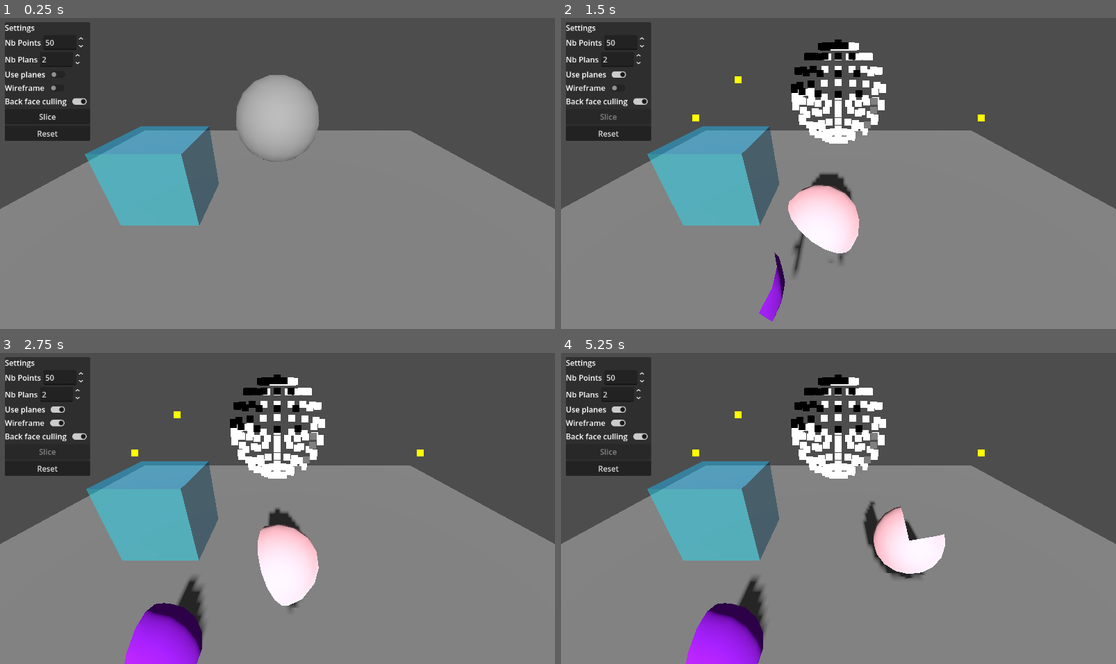
Above: before the commit, frames 1-4 (two rows, left to right).
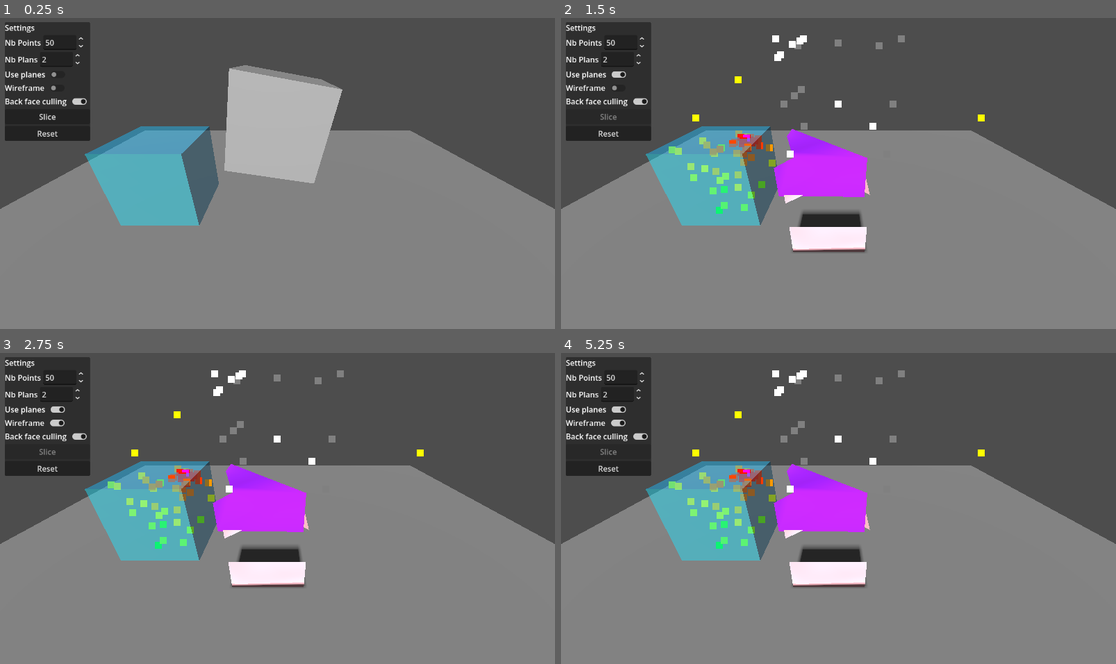
Above: after the commit, the same moments.

Repository: Rashnain/TER-2026
Game: Godot game, scene res://scenes/test.tscn
The game is run twice, just before and just after one commit, with the same random seed, the same clock (stepped at 60 frames per second) and the same inputs.
Inputs (mouse positions are in pixels of both pictures, inside the frame that each line leads up to):
- Up to frame 1 (0.25 s): no input
- Up to frame 2 (1.5 s): click "Slice" at 0.5 s; click (616, 73) at 1.25 s
- Up to frame 3 (2.75 s): click (55, 424) at 2 s
- Up to frame 4 (5.25 s): click (616, 408) at 2.75 s; click (616, 424) at 3.5 s; click (616, 408) at 4.25 s; click (616, 424) at 5 s

The runs differ from the first frame. In frame 1, 3.9% of the frame differs, in the area x 40-62%, y 15-54%; in frame 2, 9.0%; in frame 3, 12%; in frame 4, 13%, in the area x 15-70%, y 5-100%.

Commit message:
Sample avec point d'impact

Diff:
--- a/projet/ter/scenes/test.tscn
+++ b/projet/ter/scenes/test.tscn
@@ -10,11 +10,9 @@
 [sub_resource type="PlaneMesh" id="PlaneMesh_errlg"]
 size = Vector2(5, 5)
 
-[sub_resource type="SphereMesh" id="SphereMesh_bl13t"]
-radial_segments = 16
-rings = 8
+[sub_resource type="BoxMesh" id="BoxMesh_errlg"]
 
-[sub_resource type="SphereShape3D" id="SphereShape3D_errlg"]
+[sub_resource type="BoxShape3D" id="BoxShape3D_iyx0m"]
 
 [sub_resource type="StandardMaterial3D" id="StandardMaterial3D_bl13t"]
 transparency = 1
@@ -64,10 +62,10 @@
 transform = Transform3D(0.9861093, 0.16609757, 0, -0.16609757, 0.9861093, 0, 0, 0, 1, 0, 0, 0)
 
 [node name="MeshInstance3D" type="MeshInstance3D" parent="pieces/RigidBody3D" unique_id=578243330]
-mesh = SubResource("SphereMesh_bl13t")
+mesh = SubResource("BoxMesh_errlg")
 
 [node name="CollisionShape3D" type="CollisionShape3D" parent="pieces/RigidBody3D" unique_id=292209534]
-shape = SubResource("SphereShape3D_errlg")
+shape = SubResource("BoxShape3D_iyx0m")
 
 [node name="aabb" type="MeshInstance3D" parent="." unique_id=804332117]
 unique_name_in_owner = true
--- a/projet/ter/scripts/slicer.gd
+++ b/projet/ter/scripts/slicer.gd
@@ -19,6 +19,16 @@
 var tetrahedralization_debug_mesh: Node3D
 var voronoi_diagram_debug_mesh: Node3D
 var use_planes: bool
+
+
+
+
+
+
+var impact_point: Vector3 = Vector3.ZERO
+var impact_point_set: bool = false
+var use_impact_distribution: bool = false
+var impact_falloff: float = 0.0  # Pour gerer la dispersion des points (à 0 c'est uniforme, à 1 c'est quasi collé a l'impact)
 
 func slice_object(mesh_instance: MeshInstance3D, points: PackedVector3Array, depth: int):
 	if depth <= 0 or mesh_instance == null:
@@ -208,12 +218,60 @@
 		var z := randf()
 		points.append(Vector3(start.x + size.x * x, start.y + size.y * y, start.z + size.z * z))
 
+# sample points avec la densité basé sur le point d'impact
+func sample_aabb_with_impact(points: PackedVector3Array, amount: int, impact: Vector3, falloff: float):
+	var start: Vector3 = aabb.position
+	var size: Vector3 = aabb.size
+	var min_bound: Vector3 = start
+	var max_bound: Vector3 = start + size
+	var effective_impact: Vector3 = _clamp_point_to_aabb(impact, AABB(start, size))
+	# Le rayon caractéristique : moitié de la plus petite dimension de l'AABB
+	var characteristic_radius: float = min(size.x, size.y, size.z) * 0.5
+	var near_ratio: float = lerp(0.2, 0.9, falloff)  # More extreme: 20% to 90% near impact
+	var mid_ratio: float = lerp(0.3, 0.05, falloff)  # Reduced mid at high falloff
+	var near_radius: float = characteristic_radius * lerp(0.4, 0.3, falloff)  # Tighter near radius at high falloff
+	var mid_radius: float = characteristic_radius * lerp(0.9, 1.2, falloff)  # Larger mid radius
+
+	for i in amount:
+		var point: Vector3
+		var pick: float = randf()
+		if pick < near_ratio:
+			point = _random_point_near_impact(effective_impact, near_radius, min_bound, max_bound)
+		elif pick < near_ratio + mid_ratio:
+			point = _random_point_near_impact(effective_impact, mid_radius, min_bound, max_bound)
+		else:
+			point = Vector3(start.x + randf() * size.x, start.y + randf() * size.y, start.z + randf() * size.z)
+		points.append(point)
+
+
+func _random_point_near_impact(impact: Vector3, radius: float, min_bound: Vector3, max_bound: Vector3) -> Vector3:
+	var dir: Vector3 = Vector3.ZERO
+	for attempt in range(10):
+		dir = Vector3(randf_range(-1.0, 1.0), randf_range(-1.0, 1.0), randf_range(-1.0, 1.0))
+		if dir == Vector3.ZERO:
+			dir = Vector3(1, 0, 0)
+		dir = dir.normalized() * randf() * radius
+		var point: Vector3 = impact + dir
+		if point.x >= min_bound.x and point.x <= max_bound.x and point.y >= min_bound.y and point.y <= max_bound.y and point.z >= min_bound.z and point.z <= max_bound.z:
+			return point
+	# fallback si trop de tentatives, utilise un point proche limitant la longueur du vecteur
+	var fallback_dir: Vector3 = dir.limit_length(radius * 0.6)
+	var fallback: Vector3 = impact + fallback_dir
+	return Vector3(clamp(fallback.x, min_bound.x, max_bound.x), clamp(fallback.y, min_bound.y, max_bound.y), clamp(fallback.z, min_bound.z, max_bound.z))
+
 func show_points(points: PackedVector3Array):
 	for point in points:
 		var new_point := base_point.duplicate()
 		new_point.position = point
 		new_point.visible = true
 		points_node.add_child(new_point)
+
+func _clamp_point_to_aabb(point: Vector3, bounds: AABB) -> Vector3:
+	return Vector3(
+		clamp(point.x, bounds.position.x, bounds.position.x + bounds.size.x),
+		clamp(point.y, bounds.position.y, bounds.position.y + bounds.size.y),
+		clamp(point.z, bounds.position.z, bounds.position.z + bounds.size.z)
+	)
 
 func show_points_2d(points: PackedVector2Array, color: Color):
 	var points_3d : PackedVector3Array = []
@@ -231,6 +289,62 @@
 		new_point.mesh.material.albedo_color = color
 		node.add_child(new_point)
 
+
+
+
+
+
+# visualise les points avec gradient de couleur basé sur la distance à l'impact
+func show_points_3d_with_impact(points: PackedVector3Array, impact: Vector3, node: Node):
+	var max_distance: float = 0.0
+	for point in points:
+		var dist: float = point.distance_to(impact)
+		if dist > max_distance:
+			max_distance = dist
+
+	if max_distance == 0.0:
+		max_distance = 1.0
+
+	for point in points:
+		var new_point := MeshInstance3D.new()
+		new_point.mesh = PointMesh.new()
+		new_point.cast_shadow = GeometryInstance3D.SHADOW_CASTING_SETTING_OFF
+		new_point.position = point
+		new_point.mesh.material = base_point.mesh.material.duplicate()
+
+		var distance: float = point.distance_to(impact)
+		var ratio: float = distance / max_distance
+
+		var point_color: Color
+		if ratio < 0.33:
+			# rouge à orange
+			point_color = Color.RED.lerp(Color(1.0, 0.5, 0.0), ratio * 3.0)
+		elif ratio < 0.66:
+			# orange à jaune
+			point_color = Color(1.0, 0.5, 0.0).lerp(Color.YELLOW, (ratio - 0.33) * 3.0)
+		else:
+			# jaune à vert
+			point_color = Color.YELLOW.lerp(Color.GREEN, (ratio - 0.66) * 3.0)
+
+		new_point.mesh.material.albedo_color = point_color
+		node.add_child(new_point)
+
+	var impact_mesh := MeshInstance3D.new()
+	impact_mesh.mesh = PointMesh.new()
+	impact_mesh.position = impact
+	impact_mesh.mesh.material = base_point.mesh.material.duplicate()
+	impact_mesh.mesh.material.albedo_color = Color.MAGENTA
+	node.add_child(impact_mesh)
+
+
+
+
+
+
+
+
+
+
 func show_tetrahedralization(points: PackedVector3Array):
 	voronoi_fracture.bowyer_watson(points)
 	voronoi_fracture.compute_voronoi_diagram()
@@ -253,8 +367,31 @@
 	add_child(voronoi_fracture)
 	original_mesh_instance = mesh_to_cut.get_node("MeshInstance3D")
 
-	aabb_node.rotate(Vector3.UP, PI/2) # debug pour ce qu'il y a en dessous
+	aabb = original_mesh_instance.get_aabb()
+	aabb.abs()
+	aabb_node.mesh.size = aabb.size
+
+	aabb_node.rotate(Vector3.UP, PI/2)
 	use_planes = use_planes_button.button_pressed
+
+
+
+
+
+
+
+
+	set_impact_at_position(Vector3(0, 0.5, 0.35), impact_falloff)  # on défini point d'impact et falloff
+
+
+
+
+
+
+
+
+
+
 
 	#var polygon_crescent := [Vector2(0.6, 1), Vector2(0.2, 1), Vector2(0.0, 0.6), Vector2(0.2, 0.2), Vector2(0.6, 0.2), Vector2(0.4, 0.6)]
 	#var clip_polygon_triangle := [Vector2(0.4, 0.4), Vector2(0.4, 0.0), Vector2(0.8, 0.2)]
@@ -287,16 +424,46 @@
 func _on_use_planes_toggled(toggled_on: bool) -> void:
 	use_planes = toggled_on
 
+
+
+# Active/désactive la distribution avec impact et définit le point
+func set_impact_distribution(enabled: bool, point: Vector3 = Vector3.ZERO, falloff: float = 0.5):
+	use_impact_distribution = enabled
+	impact_point = point
+	impact_point_set = enabled
+	impact_falloff = clamp(falloff, 0.0, 1.0)
+
+# Définit le point d'impact au centre du mesh
+func set_impact_at_center():
+	var center = aabb.get_center()
+	set_impact_distribution(true, center, impact_falloff)
+
+# Définit le point d'impact à une position spécifique
+func set_impact_at_position(position: Vector3, falloff: float = 0.5):
+	set_impact_distribution(true, position, falloff)
+
+
+
+
+
+
+
 func _on_slice_button_pressed():
 	clean_pieces()
 	var nb_points = int(points_spin.value)
 	var depth = int(depth_spin.value)
-	aabb = original_mesh_instance.get_aabb()
-	aabb.abs()
-	aabb_node.mesh.size = aabb.size
 	var voronoi_points: PackedVector3Array = []
-	sample_aabb(voronoi_points, nb_points)
-	#show_points(voronoi_points)
+
+	if use_impact_distribution and not impact_point_set:
+		impact_point = aabb.get_center()
+		impact_point_set = true
+	if use_impact_distribution and impact_point_set:
+		sample_aabb_with_impact(voronoi_points, nb_points, impact_point, impact_falloff)
+		show_points_3d_with_impact(voronoi_points, impact_point, points_node)
+	else:
+		sample_aabb(voronoi_points, nb_points)
+		show_points(voronoi_points)
+
 	#show_tetrahedralization(voronoi_points)
 	slice_object(original_mesh_instance, voronoi_points, depth)
 	slice_button.disabled = true
Not shown: 1 places in projet/ter/scenes/test.tscn that only renumber resources
Not shown, changed: projet/ter/scripts/slicer.gd.uid
